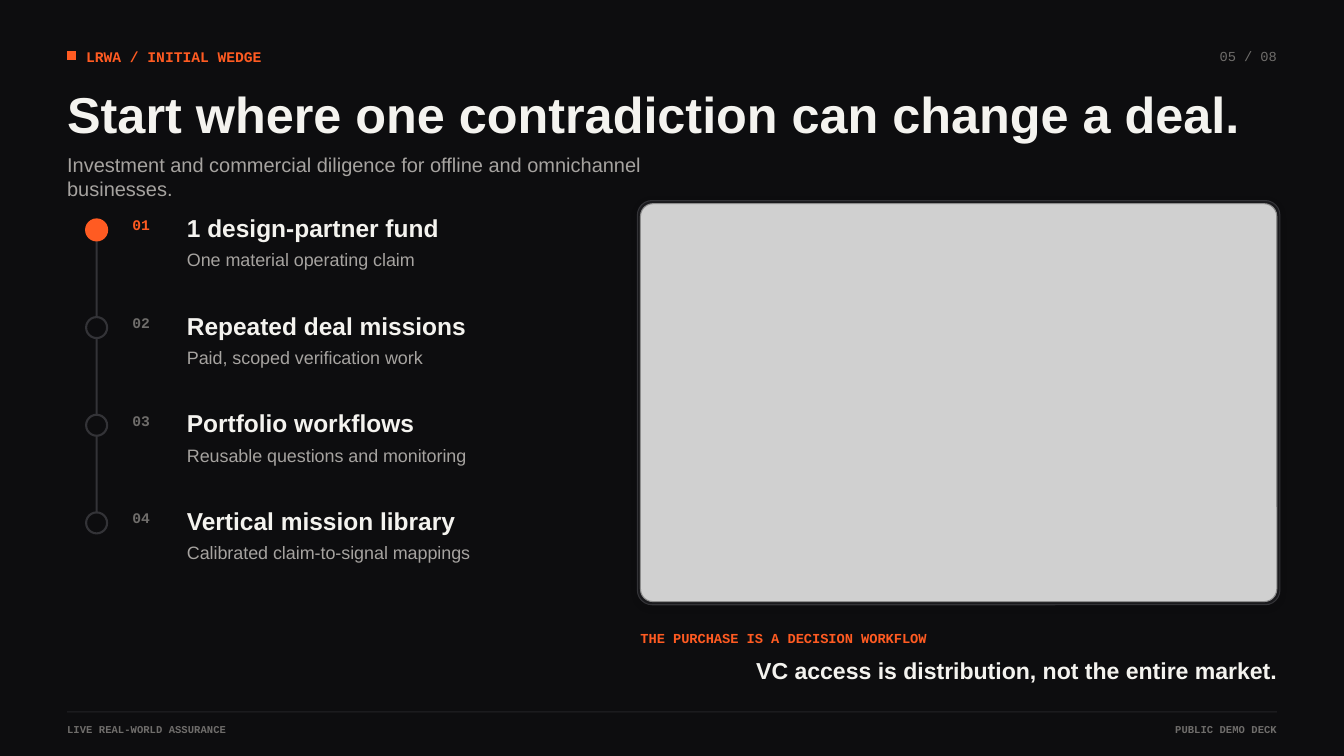
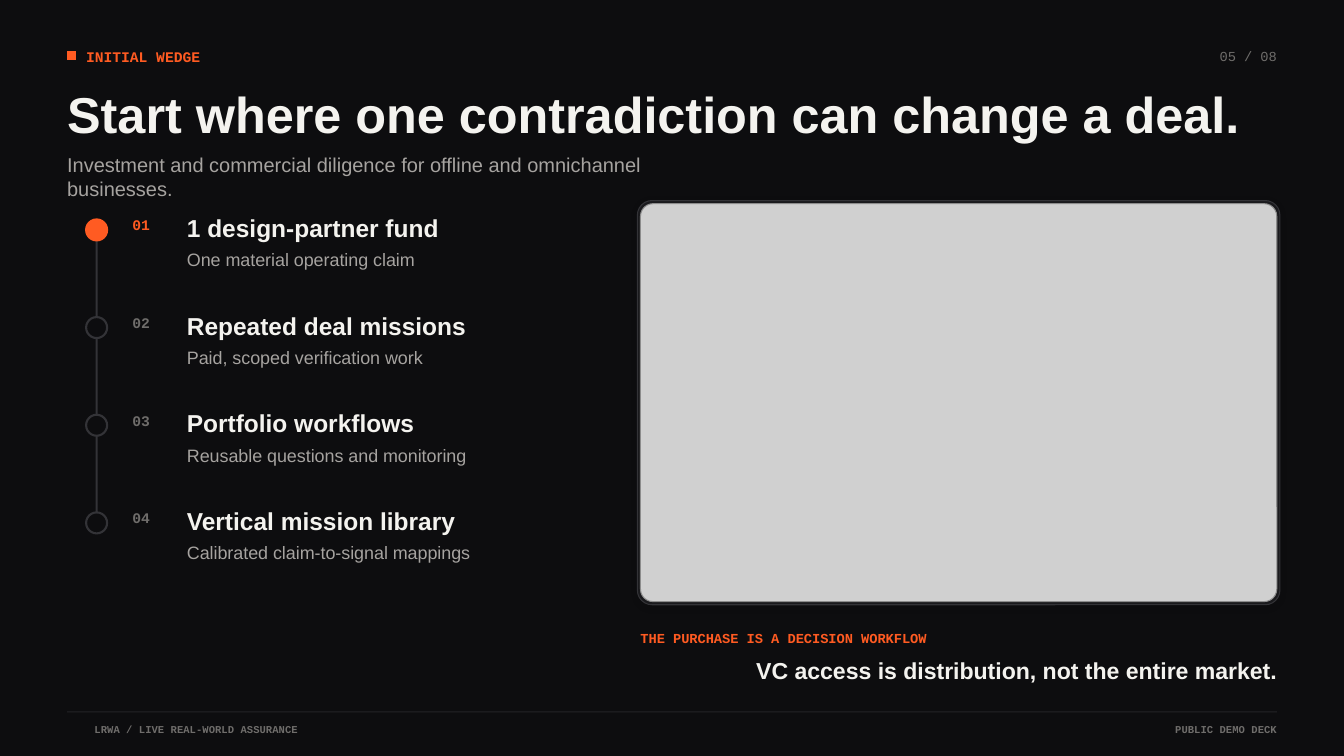
Before and after one commit to 0xWeakSheep/lrwa-agent-web, a slide deck: slide 5 of public/materials/LRWA_Seed_Deck.pptx. Drawn at 1344x756 pixels with LibreOffice and Linux fonts; fonts in the diff are those of the drawing; grey boxes stand for pictures; background and template pictures are left out. Boxes give left, top, right and bottom in pixels: in the first picture for what was removed or moved away, otherwise in the second. Text is boxed around its words. In the diff, an @@ line names an element or a change of style, - is before the commit and + after.

```diff
--- a/public/materials/LRWA_Seed_Deck.pptx
+++ b/public/materials/LRWA_Seed_Deck.pptx
@@ text at [86, 52, 200, 62]: text changed @@
-LRWA / INITIAL WEDGE
+INITIAL WEDGE
@@ text at [94, 726, 298, 733]: text changed @@
-LIVE REAL-WORLD ASSURANCE
+LRWA / LIVE REAL-WORLD ASSURANCE
```
Also in this commit, not shown: 7 other slides changed, 20 other files.
